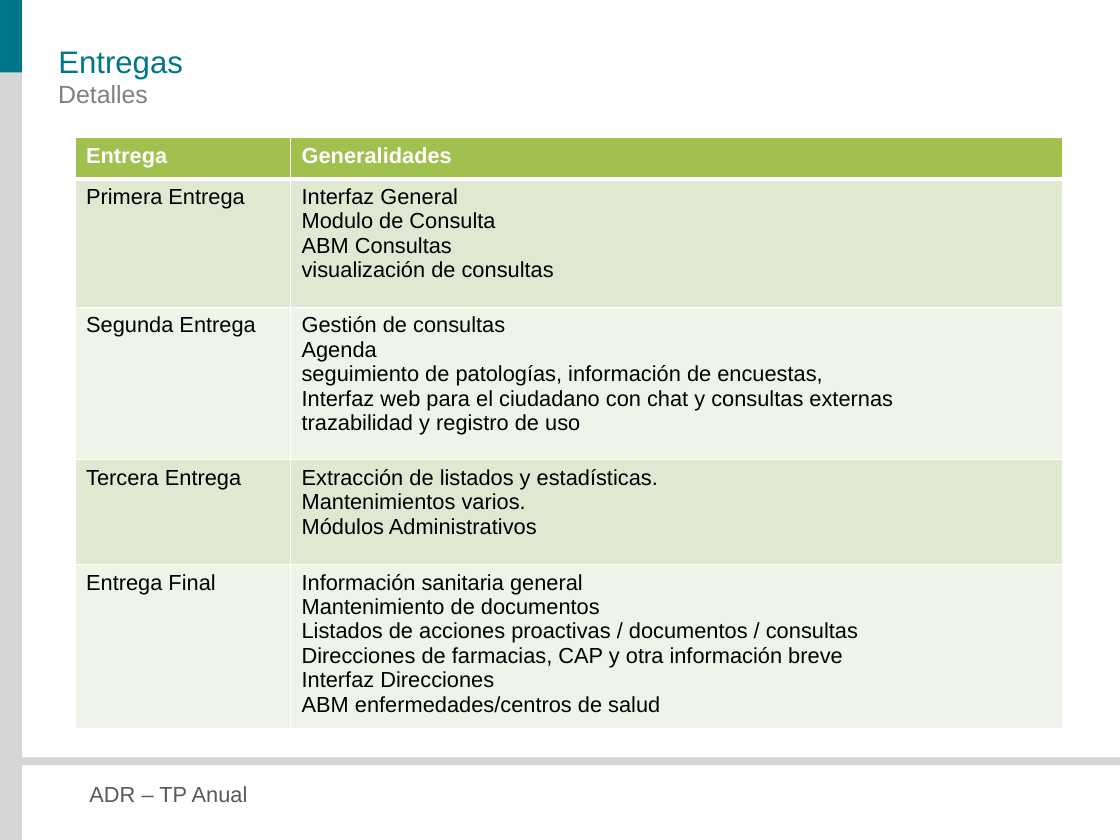
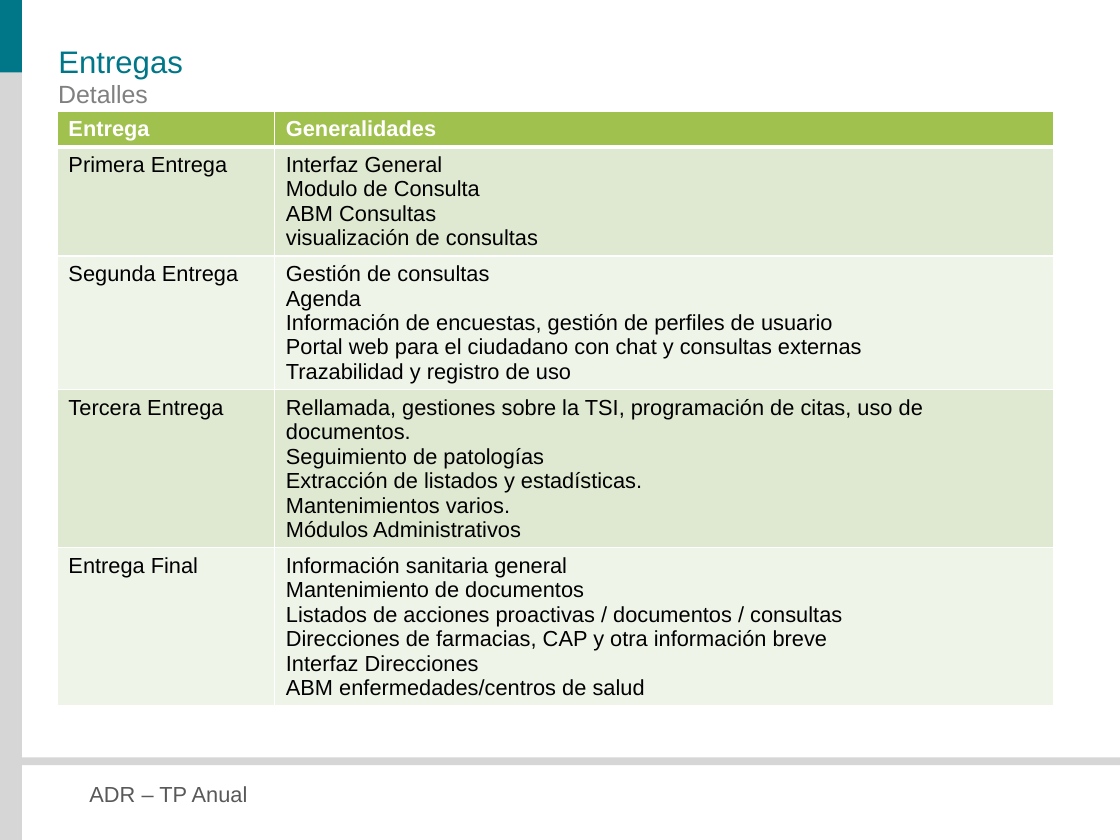
Before and after one commit to veritoreinoso/adr-2010, a slide deck: slide 33 of Presentacion.pptx. Drawn at 1120x840 pixels with LibreOffice and Linux fonts; fonts in the diff are those of the drawing. Boxes give left, top, right and bottom in pixels: in the first picture for what was removed or moved away, otherwise in the second. Text is boxed around its words. In the diff, an @@ line names an element or a change of style, - is before the commit and + after.

```diff
--- a/Presentacion.pptx
+++ b/Presentacion.pptx
@@ table at (57, 111, 1054, 741) @@
-row 3, column 2: Gestión de consultas / Agenda / seguimiento de patologías, información de encuestas, / Interfaz web para el ciudadano con chat y consultas externas / trazabilidad y registro de uso
+row 3, column 2: Gestión de consultas / Agenda / Información de encuestas, gestión de perfiles de usuario / Portal web para el ciudadano con chat y consultas externas / Trazabilidad y registro de uso
-row 4, column 2: Extracción de listados y estadísticas. / Mantenimientos varios. / Módulos Administrativos
+row 4, column 2: Rellamada, gestiones sobre la TSI, programación de citas, uso de documentos. / Seguimiento de patologías / Extracción de listados y estadísticas. / Mantenimientos varios. / Módulos Administrativos
@@ table: place and size @@
-table at (75, 138, 1063, 732)
+table at (57, 111, 1054, 741)
```
Also in this commit, not shown: 7 other slides changed, 1 other file.
